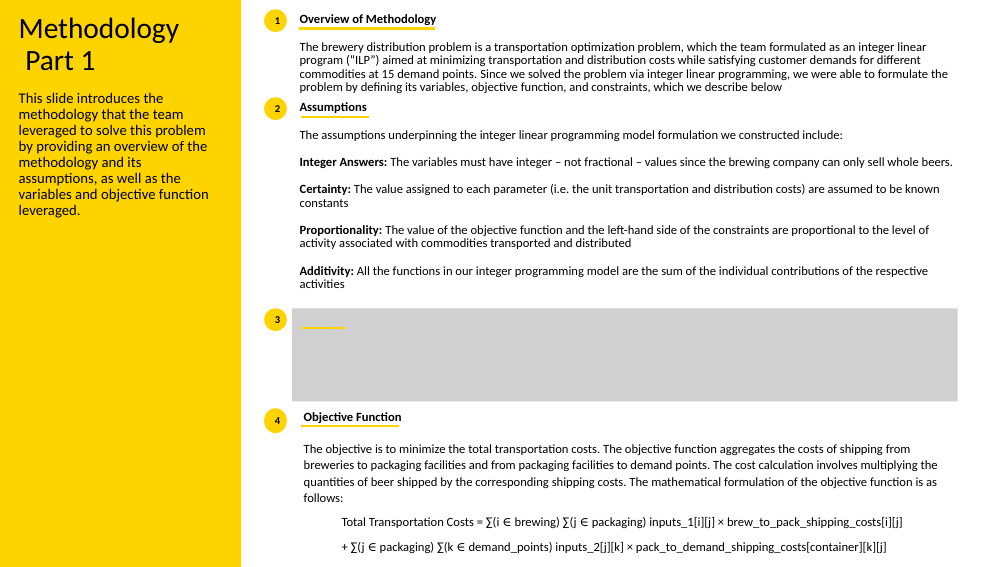
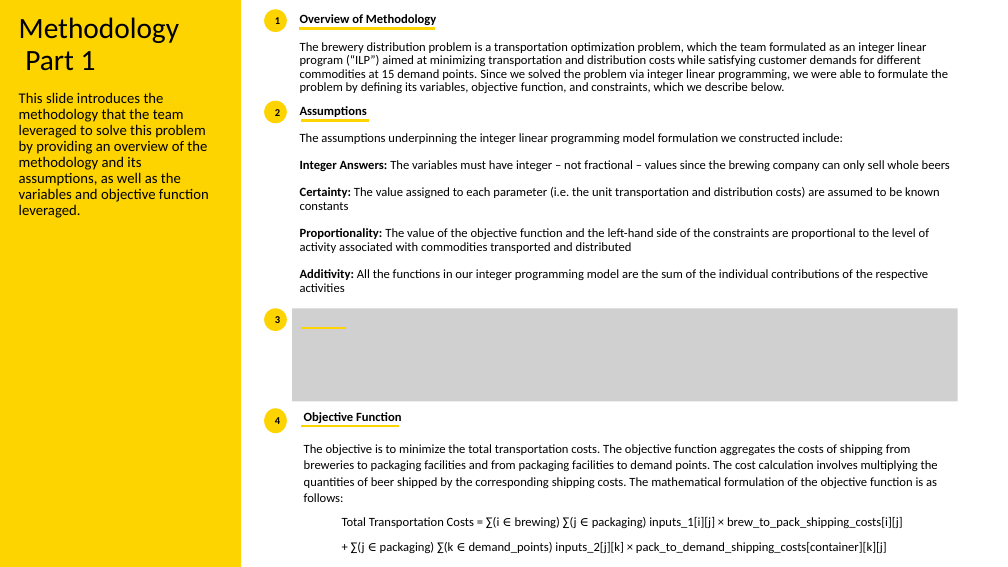
Before and after one commit to Steve-Desilets/MSDS-460-Term-Project, a slide deck: slide 5 of Final Project Presentation.pptx. Drawn at 1008x567 pixels with LibreOffice and Linux fonts; fonts in the diff are those of the drawing; grey boxes stand for pictures. Boxes give left, top, right and bottom in pixels: in the first picture for what was removed or moved away, otherwise in the second. Text is boxed around its words. In the diff, an @@ line names an element or a change of style, - is before the commit and + after.

```diff
--- a/Final Project Presentation.pptx
+++ b/Final Project Presentation.pptx
@@ title at bbox=[300, 14, 948, 93]: text changed @@
-Overview of Methodology
-The brewery distribution problem is a transportation optimization problem, which the team formulated as an integer linear program (“ILP”) aimed at minimizing transportation and distribution costs while satisfying customer demands for different commodities at 15 demand points. Since we solved the problem via integer linear programming, we were able to formulate the problem by defining its variables, objective function, and constraints, which we describe below
+Overview of Methodology
+The brewery distribution problem is a transportation optimization problem, which the team formulated as an integer linear program (“ILP”) aimed at minimizing transportation and distribution costs while satisfying customer demands for different commodities at 15 demand points. Since we solved the problem via integer linear programming, we were able to formulate the problem by defining its variables, objective function, and constraints, which we describe below.
@@ line moved from (301, 117) - (369, 117) to (301, 120) - (369, 120) @@
@@ text at bbox=[300, 160, 950, 171]: text changed @@
-Integer Answers: The variables must have integer – not fractional – values since the brewing company can only sell whole beers.
+Integer Answers: The variables must have integer – not fractional – values since the brewing company can only sell whole beers
```
Also in this commit, not shown: 2 other slides changed.
